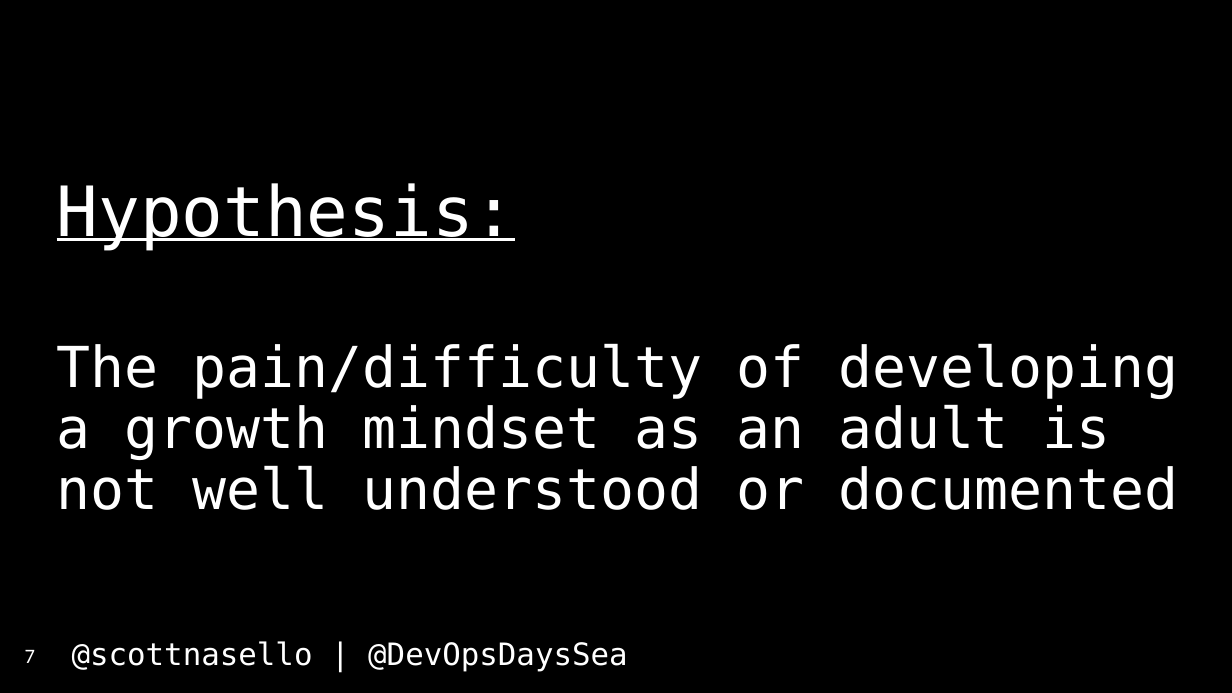
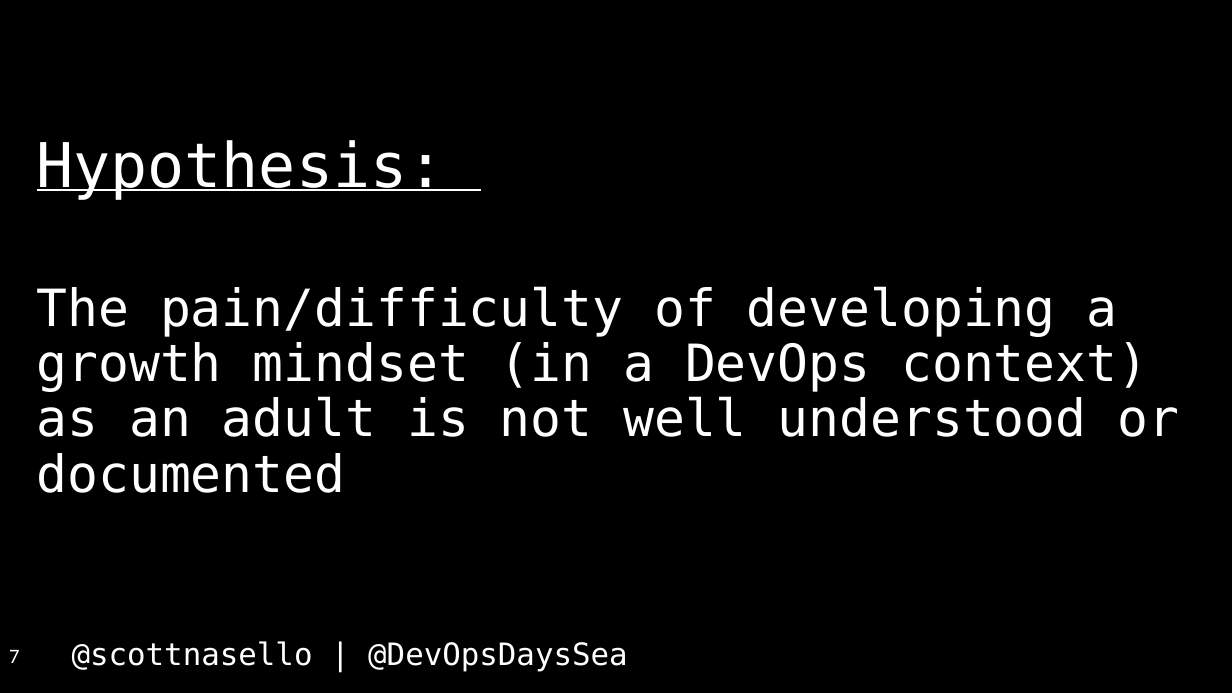
Before and after one commit to scottnasello/talks, a slide deck: slide 7 of 2017-04-26 Seattle DevOpsDays/DevOpsDays Seattle.pptx. Drawn at 1232x693 pixels with LibreOffice and Linux fonts; fonts in the diff are those of the drawing. Boxes give left, top, right and bottom in pixels: in the first picture for what was removed or moved away, otherwise in the second. Text is boxed around its words. In the diff, an @@ line names an element or a change of style, - is before the commit and + after.

```diff
--- a/2017-04-26 Seattle DevOpsDays/DevOpsDays Seattle.pptx
+++ b/2017-04-26 Seattle DevOpsDays/DevOpsDays Seattle.pptx
@@ text "Hypothesis:": place and size @@
-text "Hypothesis:" at [57, 183, 1178, 510]
+text "Hypothesis:" at [37, 140, 1179, 493]
@@ text "Hypothesis:" at [37, 140, 1179, 493]: vertical alignment top to middle @@
@@ text at [37, 140, 445, 200]: size 54 to 48 pt in "Hypothesis:" @@
@@ text at [37, 286, 1179, 493]: text changed; size 44 to 40 pt @@
-The pain/difficulty of developing a growth mindset as an adult is not well understood or documented
+The pain/difficulty of developing a growth mindset (in a DevOps context) as an adult is not well understood or documented
@@ page number: place and size @@
-page number at [25, 650, 35, 663]
+page number at [9, 650, 19, 663]
```
Also in this commit, not shown: 23 other slides changed, 15 slides added, 5 slides removed, 1 other file.
